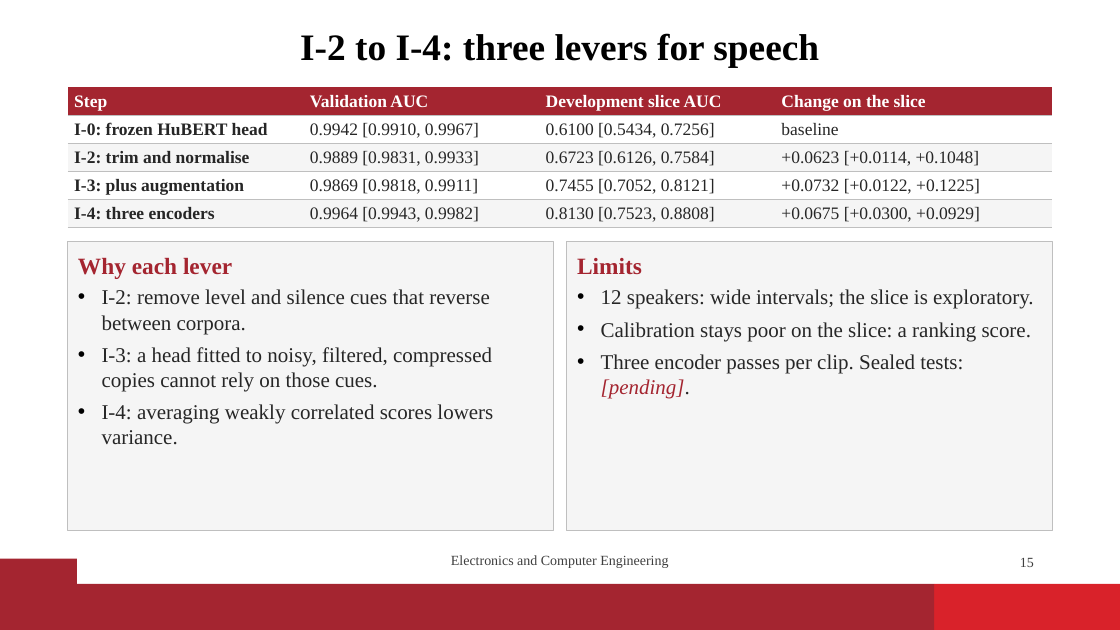
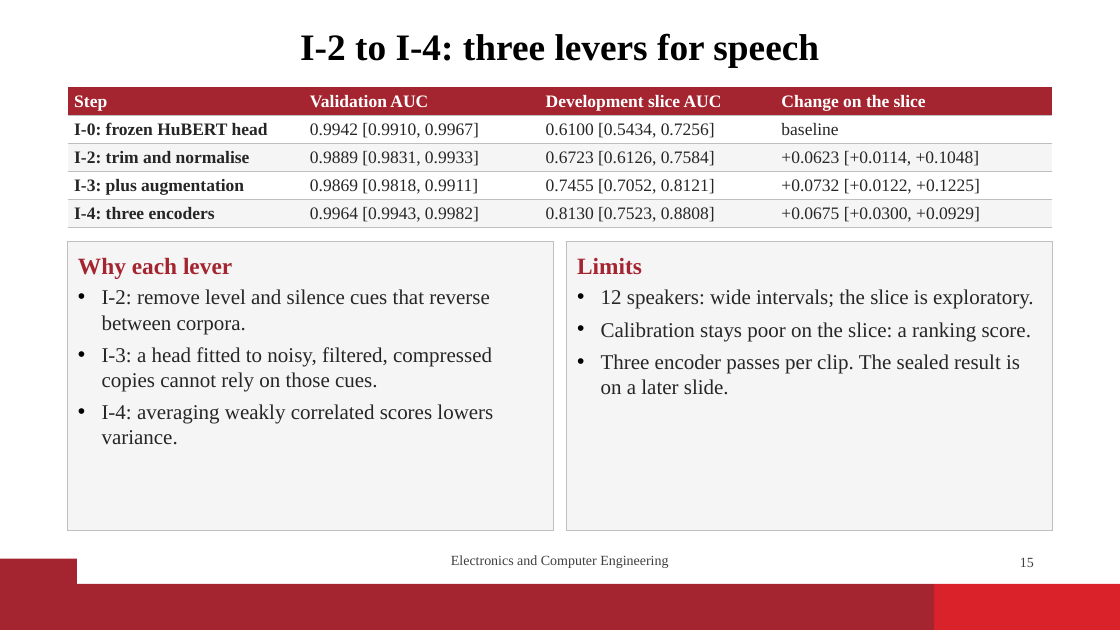
Before and after one commit to vaibhavshiroorkar/deepfake-detection, a slide deck: slide 15 of slides/DeepFake_Detection_Presentation.pptx. Drawn at 1120x630 pixels with LibreOffice and Linux fonts; fonts in the diff are those of the drawing; background and template pictures are left out. Boxes give left, top, right and bottom in pixels: in the first picture for what was removed or moved away, otherwise in the second. Text is boxed around its words. In the diff, an @@ line names an element or a change of style, - is before the commit and + after.

Commit message:
paper,report,slides: sealed results (T1 to T3, staircase, LAV-DF), pending cells filled; ladder figure I-8 row

```diff
--- a/slides/DeepFake_Detection_Presentation.pptx
+++ b/slides/DeepFake_Detection_Presentation.pptx
@@ text in rectangle at box(601, 354, 1020, 394): text changed @@
-• Three encoder passes per clip. Sealed tests: [pending].
+• Three encoder passes per clip. The sealed result is on a later slide.
```
Also in this commit, not shown: 13 other slides changed, 3 slides added, 17 other files.
